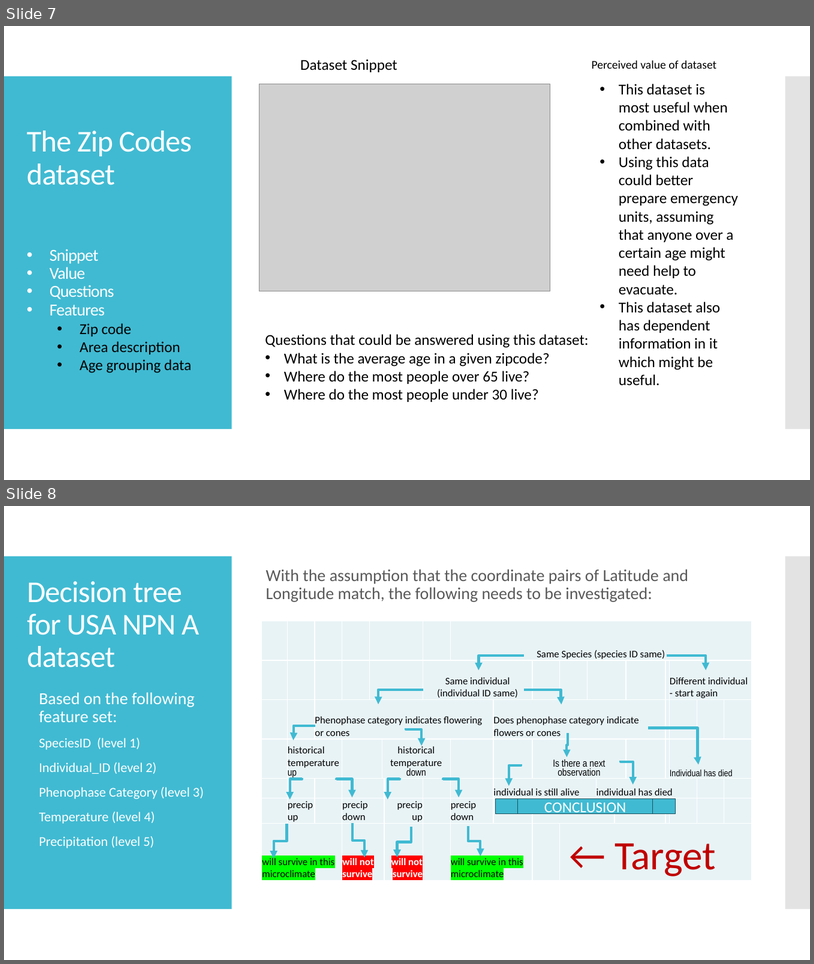
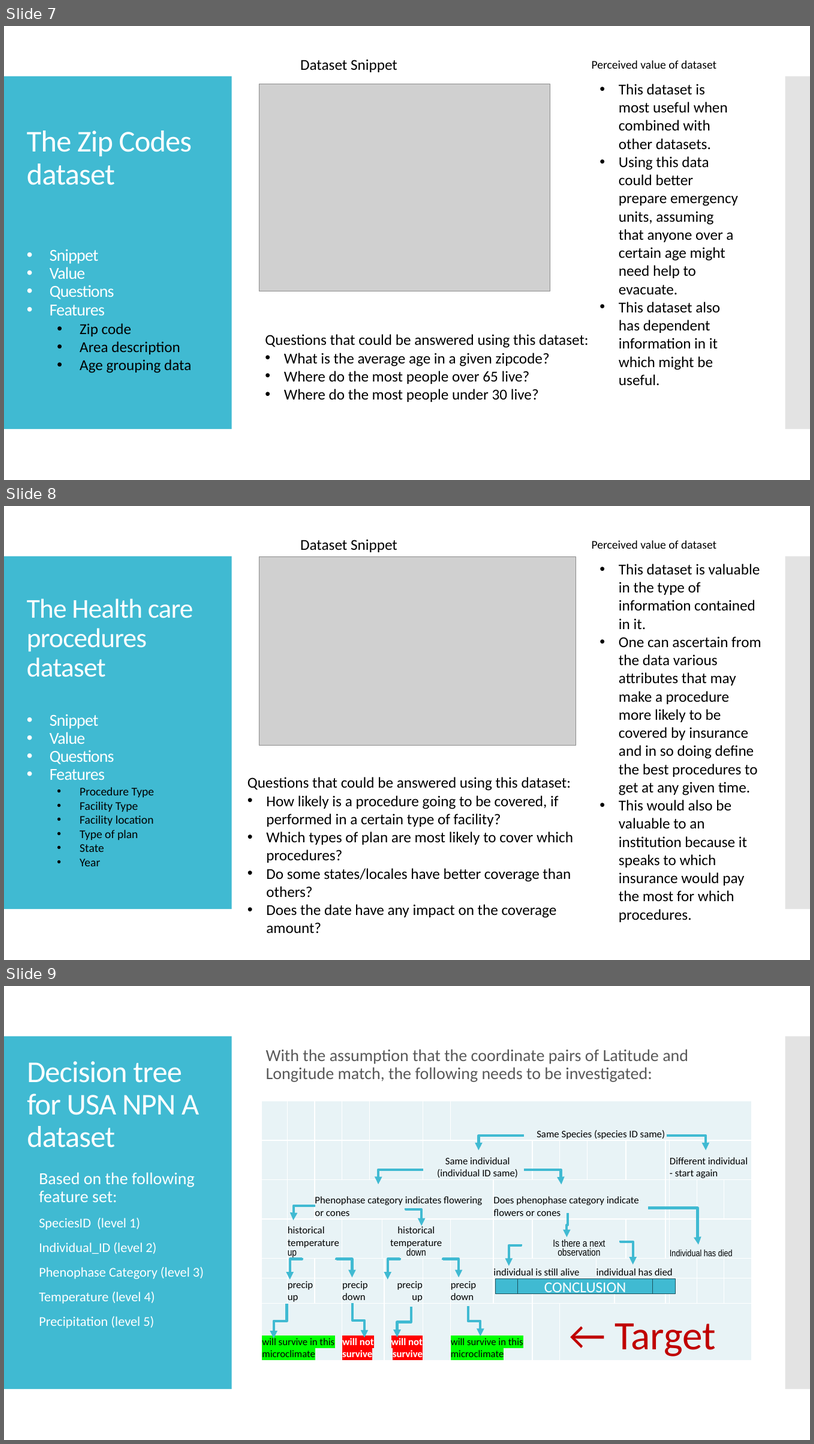
Before and after one commit to tzucker02/dx699_milestone1, a slide deck: usanpn dataset presentation for dx699 week 5.pptx. Shown one above the other, each under a label of ours: slides 7 and 8 before the commit, slides 7, 8 and 9 after it. The pictures are 814x964 and 814x1444 pixels, drawn with LibreOffice and Linux fonts; fonts in the diff are those of the drawing; grey boxes stand for pictures. Boxes give left, top, right and bottom in pixels: in the first picture for what was removed or moved away, otherwise in the second. Text is boxed around its words. In the diff, an @@ line names an element or a change of style, - is before the commit and + after.

Commit message:
updated powerpoint to include all datasets

```diff
--- a/usanpn dataset presentation for dx699 week 5.pptx
+++ b/usanpn dataset presentation for dx699 week 5.pptx
@@ slide 8 added at bbox=[4, 506, 810, 960], background #FFFFFF; not listed: 2 template elements that a slide beside it also shows @@
@@ text added at bbox=[300, 539, 398, 552], 18 pt, text #000000 @@
+Dataset Snippet
@@ text added at bbox=[592, 540, 717, 549], 14 pt, text #000000 @@
+Perceived value of dataset
@@ picture added at bbox=[259, 557, 576, 745] @@
@@ text added at bbox=[619, 564, 761, 922], 18 pt, text #000000 @@
+• This dataset is valuable in the type of information contained in it.
+• One can ascertain from the data various attributes that may make a procedure more likely to be covered by insurance and in so doing define the best procedures to get at any given time.
+• This would also be valuable to an institution because it speaks to which insurance would pay the most for which procedures.
@@ title added at bbox=[27, 598, 194, 677], 32.4 pt, text #FFFFFF @@
+The Health care procedures dataset
@@ text added at bbox=[50, 714, 155, 866], 14 pt, text #000000 @@
+• Snippet
+• Value
+• Questions
+• Features
+  • Procedure Type
+  • Facility Type
+  • Facility location
+  • Type of plan
+  • State
+  • Year
@@ text added at bbox=[248, 777, 573, 933], 18 pt, text #000000 @@
+Questions that could be answered using this dataset:
+• How likely is a procedure going to be covered, if performed in a certain type of facility?
+• Which types of plan are most likely to cover which procedures?
+• Do some states/locales have better coverage than others?
+• Does the date have any impact on the coverage amount?
@@ what was slide 8 is now slide 9 @@
```
Also in this commit, not shown: 1 slide changed.
